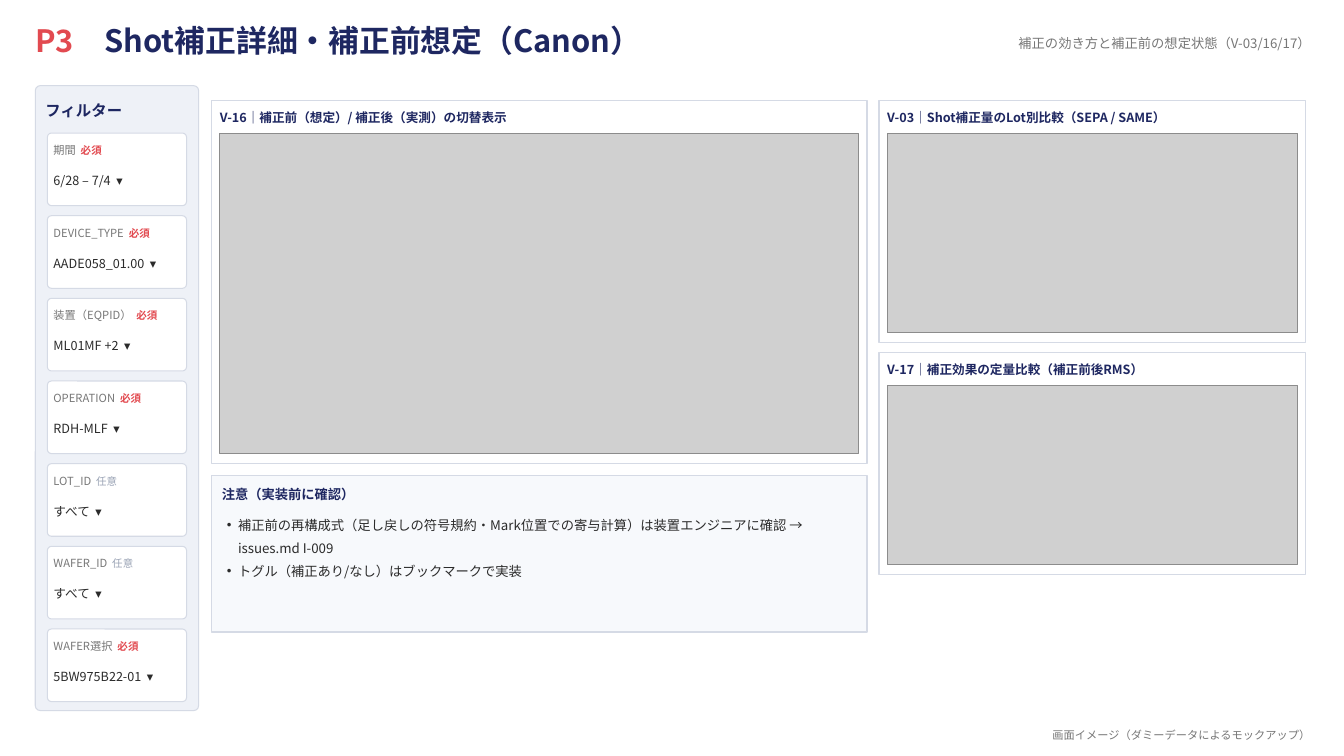
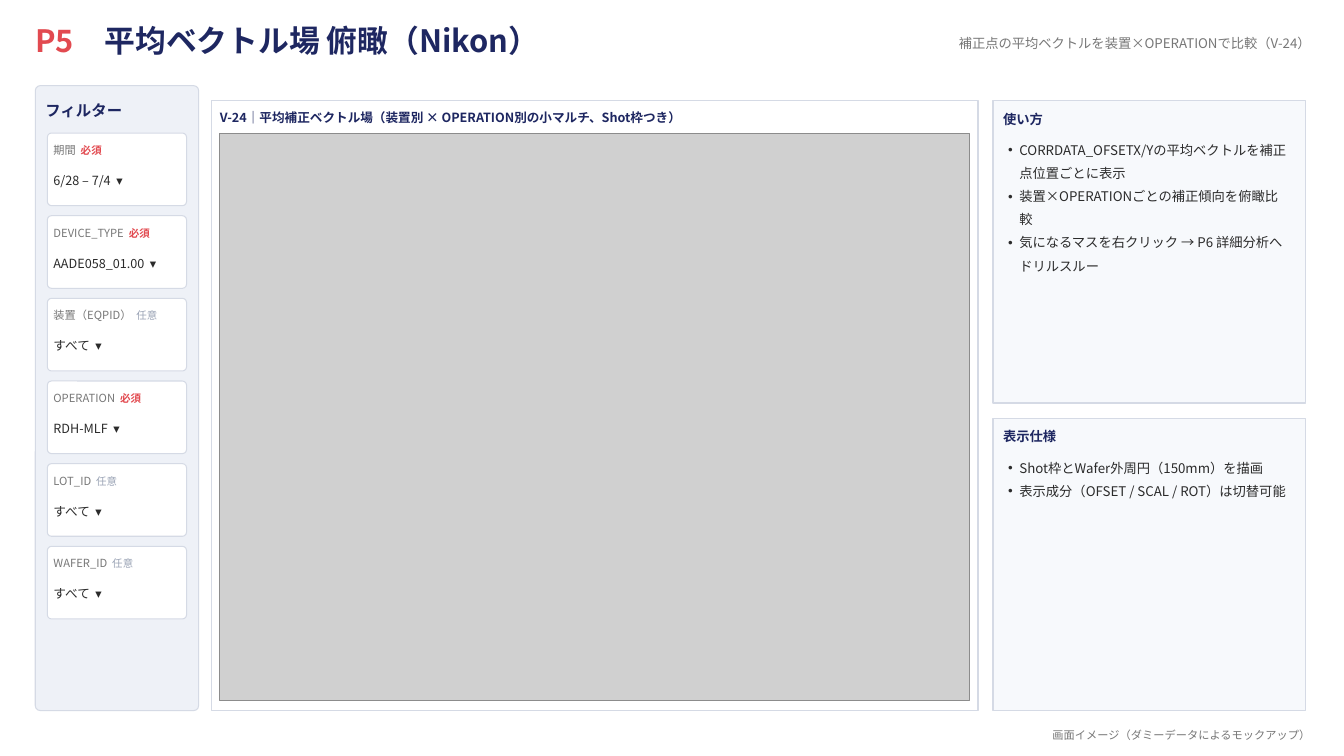
Before and after one commit to rsakamoto-0824/PowerBI_LithoBooster_DashBoard, a slide deck: slide 6 of dashboard_mockup.pptx (slide 4 before the commit). Drawn at 1344x756 pixels with LibreOffice and Linux fonts; fonts in the diff are those of the drawing; grey boxes stand for pictures. Boxes give left, top, right and bottom in pixels: in the first picture for what was removed or moved away, otherwise in the second. Text is boxed around its words. In the diff, an @@ line names an element or a change of style, - is before the commit and + after.

```diff
--- a/dashboard_mockup.pptx
+++ b/dashboard_mockup.pptx
@@ text at [35,25,539,55]: text changed @@
-P3 Shot補正詳細・補正前想定（Canon）
+P5 平均ベクトル場 俯瞰（Nikon）
@@ text at [959,37,1311,49]: text changed @@
-補正の効き方と補正前の想定状態（V-03/16/17）
+補正点の平均ベクトルを装置×OPERATIONで比較（V-24）
@@ rectangle: place and size @@
-rectangle at [212,101,867,464]
+rectangle at [212,101,978,711]
@@ text removed at [220,111,506,125] @@
-V-16｜補正前（想定）/ 補正後（実測）の切替表示
@@ text added at [220,111,681,123], 9 pt, text #1E2761, bold @@
+V-24｜平均補正ベクトル場（装置別 × OPERATION別の小マルチ、Shot枠つき）
@@ text removed at [887,111,1165,124] @@
-V-03｜Shot補正量のLot別比較（SEPA / SAME）
@@ rectangle added at [993,101,1306,403], fill #F7F9FC, outline #D5DAE5 1 pt @@
@@ text added at [1003,112,1043,126], 9.5 pt, text #1E2761, bold @@
+使い方
@@ picture removed at [220,133,859,454] @@
@@ picture added at [220,133,970,701] @@
@@ picture removed at [887,133,1298,333] @@
@@ text added at [1019,144,1286,272], 9.5 pt, text #2B2B2B @@
+• CORRDATA_OFSETX/Yの平均ベクトルを補正点位置ごとに表示
+• 装置×OPERATIONごとの補正傾向を俯瞰比較
+• 気になるマスを右クリック → P6 詳細分析へドリルスルー
@@ text at [53,309,157,321]: text changed @@
-装置（EQPID） 必須
+装置（EQPID） 任意
@@ text at [53,340,89,351]: text changed @@
-ML01MF +2 ▾
+すべて ▾
@@ rectangle removed at [879,353,1306,575] @@
@@ text removed at [887,363,1143,376] @@
-V-17｜補正効果の定量比較（補正前後RMS）
@@ picture removed at [887,385,1298,565] @@
@@ rectangle: place and size @@
-rectangle at [879,101,1306,343]
+rectangle at [993,418,1306,711]
@@ rectangle at [993,418,1306,711]: fill #FFFFFF to #F7F9FC @@
@@ text added at [1003,429,1056,442], 9.5 pt, text #1E2761, bold @@
+表示仕様
@@ rectangle removed at [212,476,867,632] @@
@@ text added at [1019,462,1286,497], 9.5 pt, text #2B2B2B @@
+• Shot枠とWafer外周円（150mm）を描画
+• 表示成分（OFSET / SCAL / ROT）は切替可能
@@ text removed at [222,487,355,501] @@
-注意（実装前に確認）
@@ text removed at [238,519,786,579] @@
-• 補正前の再構成式（足し戻しの符号規約・Mark位置での寄与計算）は装置エンジニアに確認 → issues.md I-009
-• トグル（補正あり/なし）はブックマークで実装
@@ rounded rectangle removed at [47,629,187,702] @@
@@ text removed at [53,641,138,651] @@
-WAFER選択 必須
@@ text removed at [53,671,141,681] @@
-5BW975B22-01 ▾
```
Also in this commit, not shown: 6 other slides changed, 1 slide added, 1 other file.
